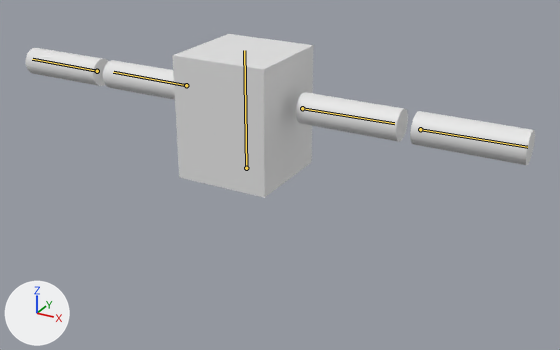
What one commit did to the Blender file Blender/CubeReed/CubeReed.blend.
Both versions are drawn from a 50 mm lens placed at (1.68, -2.75, 2.39), pointed at (0.15, 0.03, 1.0). The axes (+X, +Y, +Z) are drawn at lower left. The lights are the same throughout. The picture after the commit comes second. The bones that bend it are drawn over the model as lines.

In view in the first picture: 'CubeReed'.
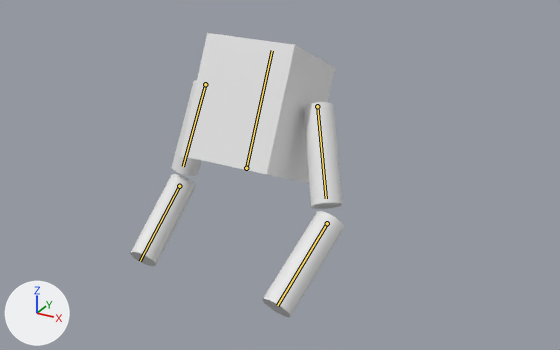
The newer file adds an action. The first version stands in its rest pose; the second is drawn at frame 8 of the action 'Hurt'.

Changed parts and their boxes [x1, y1, x2, y2] in the pictures (560 x 350 px):
'CubeReed', posed (58% narrower, 73% taller): before [26, 34, 535, 198]; after [130, 33, 344, 317]
bone 'Bone_body', root to tip: before (246, 168) to (244, 50); after (246, 168) to (272, 50)
bone 'Bone_UA_L', root to tip: before (302, 108) to (394, 123); after (317, 106) to (326, 198)
bone 'Bone_LA_L', root to tip: before (420, 129) to (527, 147); after (327, 223) to (277, 305)
bone 'Bone_UA_R', root to tip: before (186, 85) to (113, 72); after (205, 84) to (183, 166)
bone 'Bone_LA_R', root to tip: before (97, 71) to (32, 59); after (179, 186) to (140, 261)

The change in detail:
Bone 'Bone_body' (bone_bone_body) turns from (0, 0, 0) to (0, 0, -26) degrees about its own x, y and z.
Bone 'Bone_UA_L' (bone_bone_ua_l) turns from (0, 0, 0) to (-70, -6, 1) degrees about its own x, y and z.
Bone 'Bone_LA_L' (bone_bone_la_l) turns from (0, 0, 0) to (-27, -8, -21) degrees about its own x, y and z.
Bone 'Bone_UA_R' (bone_bone_ua_r) turns from (0, 0, 0) to (78, -14, 0) degrees about its own x, y and z.
Bone 'Bone_LA_R' (bone_bone_la_r) turns from (0, 0, 0) to (10, 8, -42) degrees about its own x, y and z.
